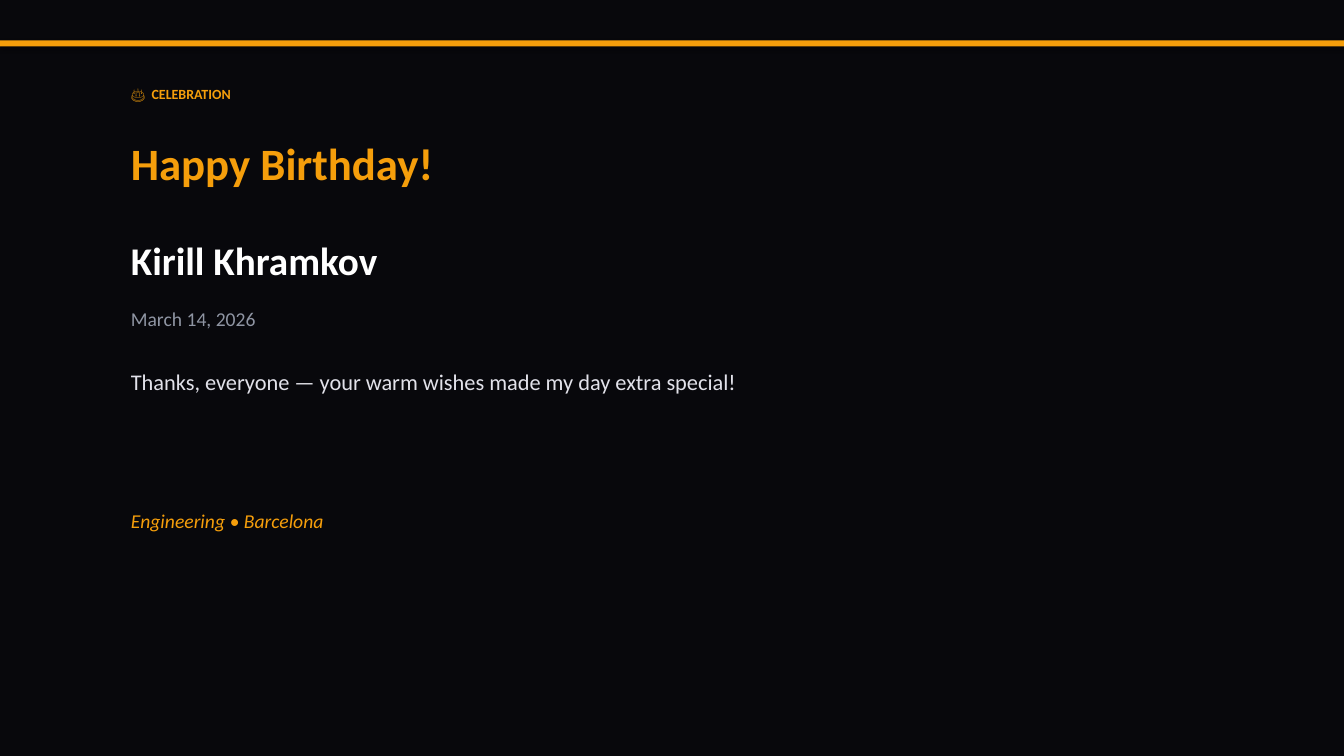
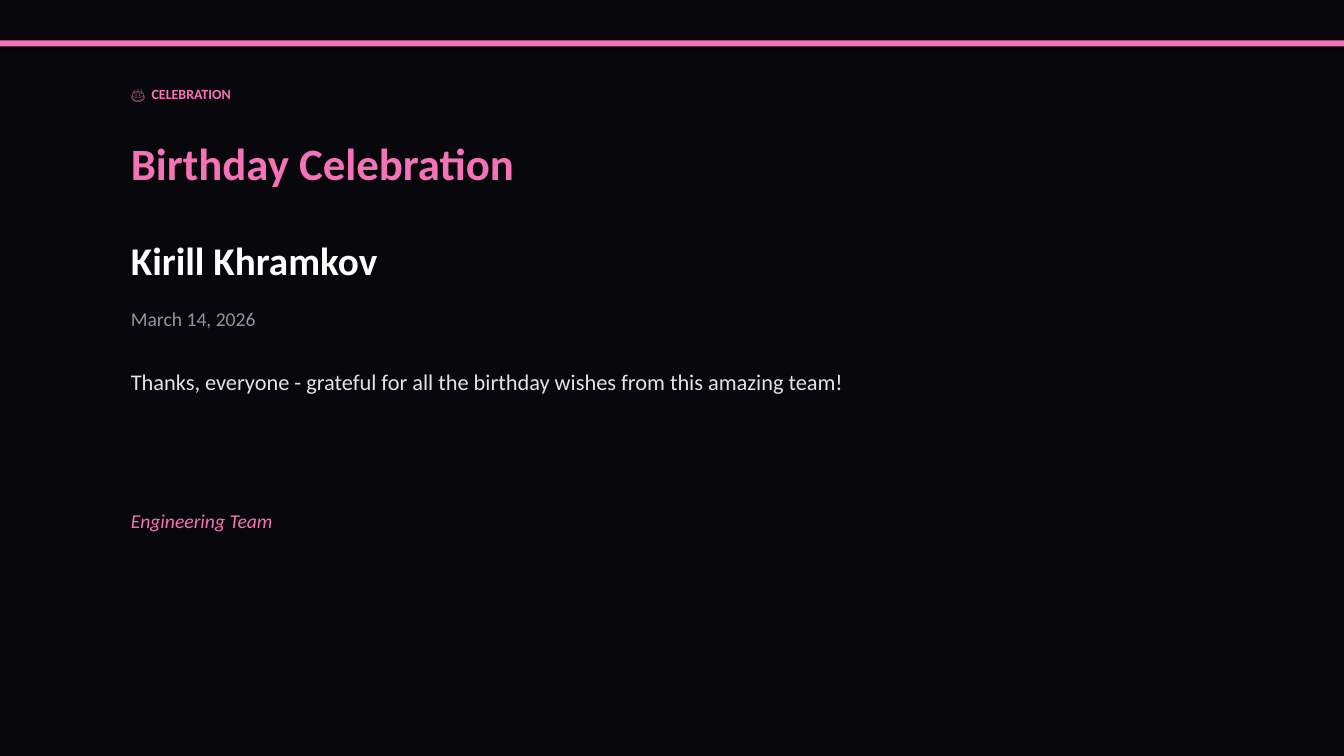
Before and after one commit to liliyagarifullina-maker/appodeal-pulse, a slide deck: slide 12 of data/archive/pulse_2026-03-14.pptx (slide 6 before the commit). Drawn at 1344x756 pixels with LibreOffice and Linux fonts; fonts in the diff are those of the drawing. Boxes give left, top, right and bottom in pixels: in the first picture for what was removed or moved away, otherwise in the second. Text is boxed around its words. In the diff, an @@ line names an element or a change of style, - is before the commit and + after.

```diff
--- a/data/archive/pulse_2026-03-14.pptx
+++ b/data/archive/pulse_2026-03-14.pptx
@@ rectangle at box(0, 40, 1344, 46): fill #F59E0B to #F472B6 @@
@@ text "🎂 CELEBRATION" at box(152, 90, 231, 99): text colour #F59E0B to #F472B6 @@
@@ text at box(131, 148, 514, 187): text changed; text colour #F59E0B to #F472B6 @@
-Happy Birthday!
+Birthday Celebration
@@ text at box(131, 374, 843, 394): text changed @@
-Thanks, everyone — your warm wishes made my day extra special!
+Thanks, everyone - grateful for all the birthday wishes from this amazing team!
@@ text at box(131, 514, 273, 532): text changed; text colour #F59E0B to #F472B6 @@
-Engineering • Barcelona
+Engineering Team
```
Also in this commit, not shown: 13 other slides changed, 2 slides added, 5 slides removed, 2 other files.
